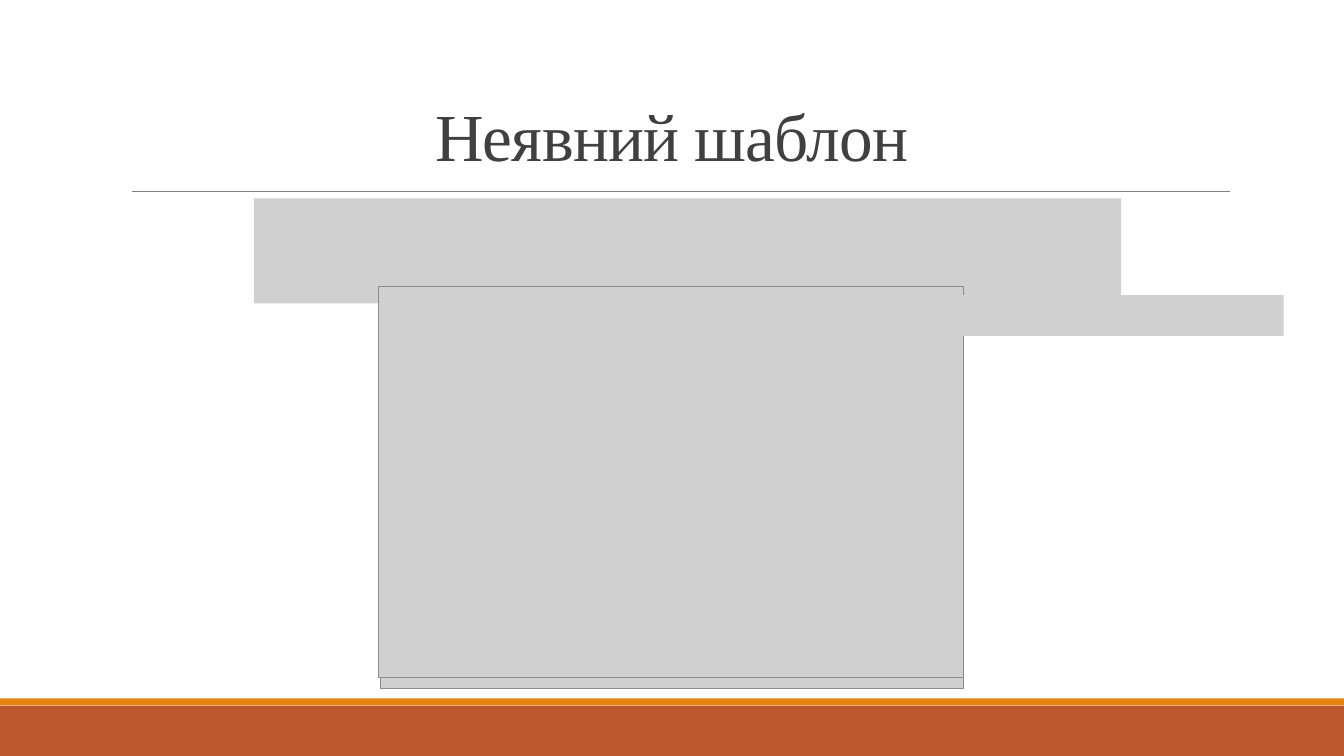
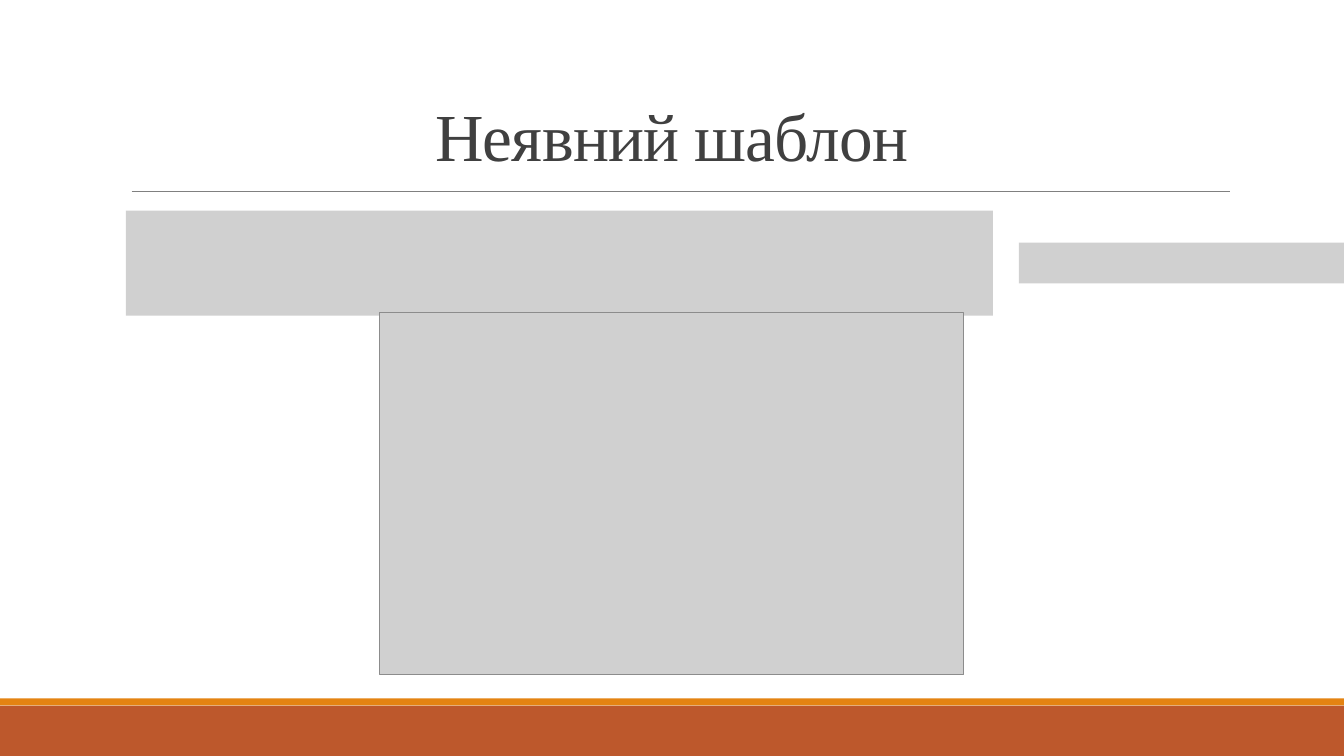
Before and after one commit to ZlayaHurma/DefusionEquation, a slide deck: slide 6 of Presentation.pptx. Drawn at 1344x756 pixels with LibreOffice and Linux fonts; fonts in the diff are those of the drawing; grey boxes stand for pictures. Boxes give left, top, right and bottom in pixels: in the first picture for what was removed or moved away, otherwise in the second. Text is boxed around its words. In the diff, an @@ line names an element or a change of style, - is before the commit and + after.

```diff
--- a/Presentation.pptx
+++ b/Presentation.pptx
@@ picture: place and size @@
-picture at [254, 199, 1121, 303]
+picture at [126, 211, 993, 316]
@@ picture added at [1019, 243, 1344, 283] @@
@@ picture removed at [381, 287, 964, 690] @@
@@ picture removed at [959, 295, 1285, 336] @@
@@ picture: place and size @@
-picture at [379, 287, 964, 679]
+picture at [380, 313, 965, 675]
```
Also in this commit, not shown: 6 other slides changed, 1 other file.
